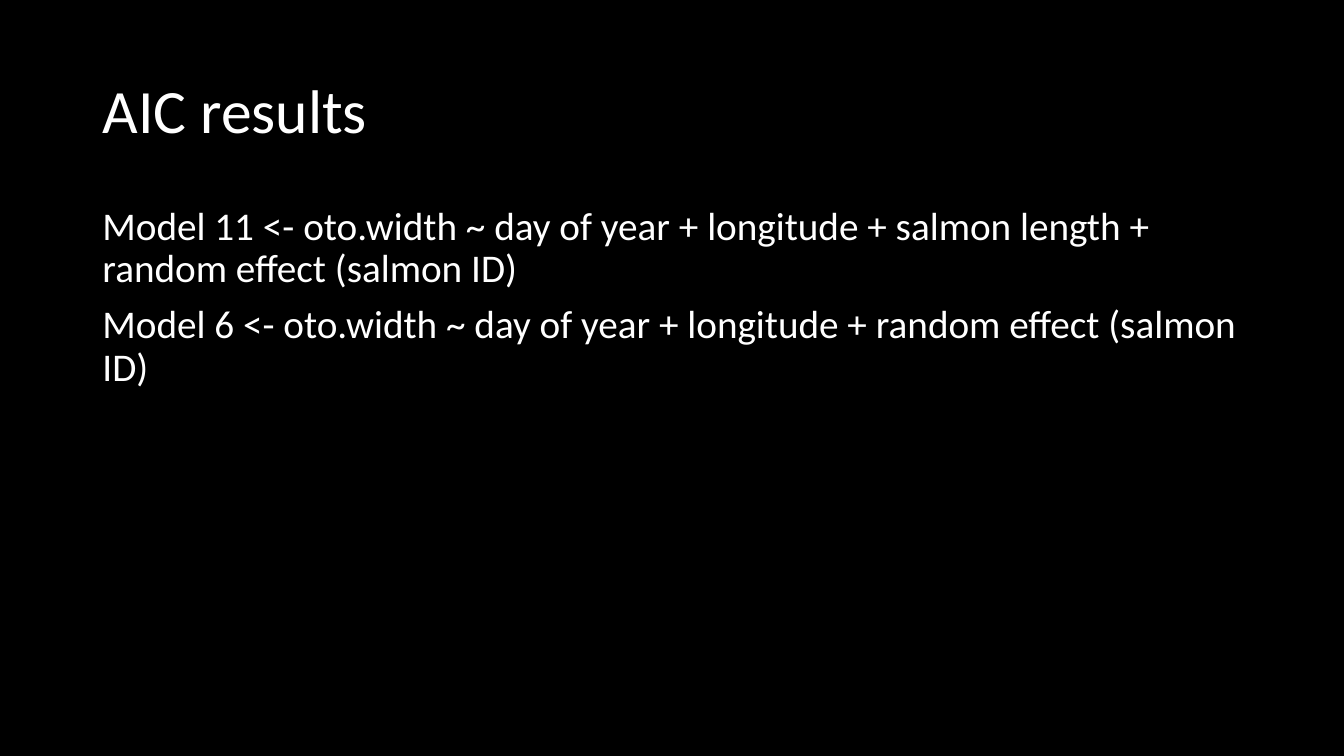
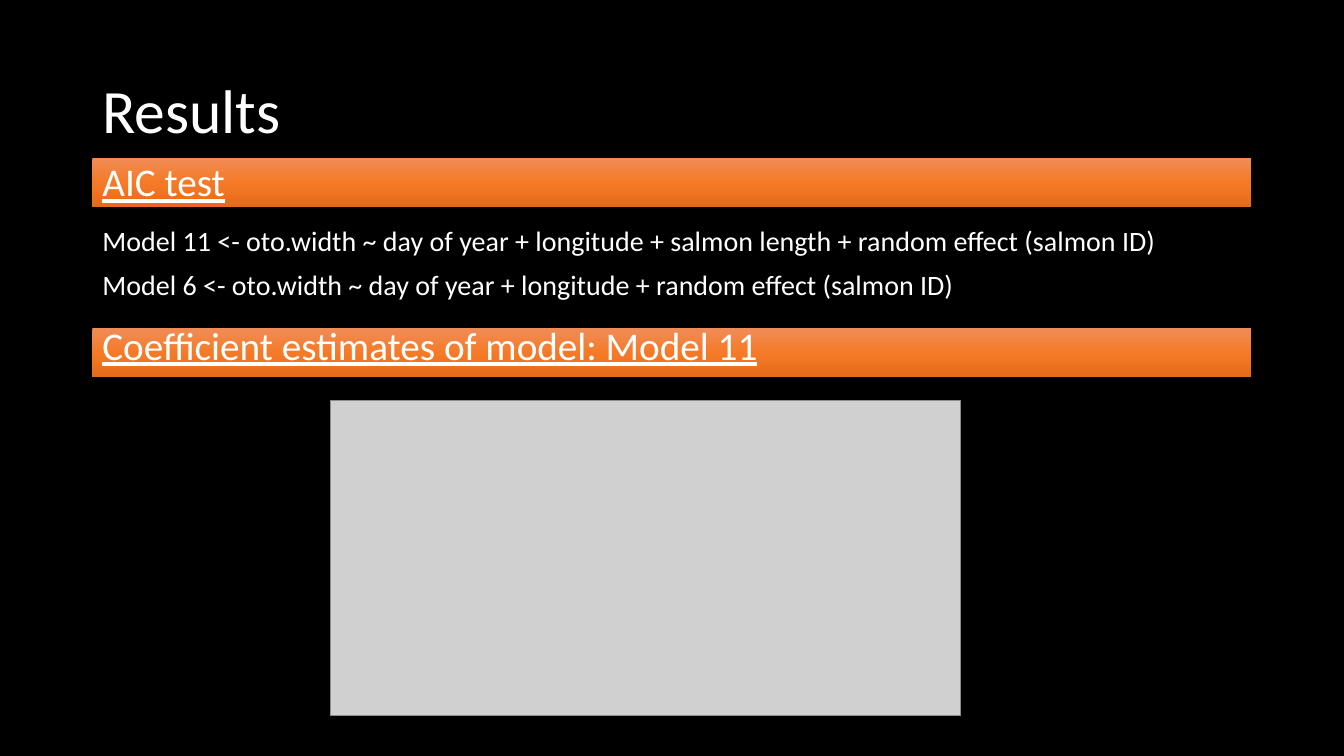
Before and after one commit to rghansen/ES482, a slide deck: slide 6 of ES data project presentation_salmon diet.pptx (slide 5 before the commit). Drawn at 1344x756 pixels with LibreOffice and Linux fonts; fonts in the diff are those of the drawing; grey boxes stand for pictures. Boxes give left, top, right and bottom in pixels: in the first picture for what was removed or moved away, otherwise in the second. Text is boxed around its words. In the diff, an @@ line names an element or a change of style, - is before the commit and + after.

```diff
--- a/ES data project presentation_salmon diet.pptx
+++ b/ES data project presentation_salmon diet.pptx
@@ title at (x1=102, y1=90, x2=280, y2=134): text changed @@
-AIC results
+Results
@@ rectangle added at (x1=93, y1=158, x2=1252, y2=208), fill gradient #F18C57 to #F67B28 to #E56C19 @@
@@ text added at (x1=102, y1=170, x2=225, y2=203), 28 pt, text #FFFFFF, underline @@
+AIC test
@@ text "Model 11 <- oto.width ~ ..." moved from (x1=102, y1=212, x2=1235, y2=386) to (x1=102, y1=230, x2=1155, y2=300) @@
@@ text "Model 11 <- oto.width ~ ..." at (x1=102, y1=230, x2=1155, y2=300): size 28 to 20 pt @@
@@ rectangle added at (x1=93, y1=329, x2=1252, y2=378), fill gradient #F18C57 to #F67B28 to #E56C19 @@
@@ text added at (x1=102, y1=327, x2=758, y2=370), 28 pt, text #FFFFFF, underline @@
+Coefficient estimates of model: Model 11
@@ picture added at (x1=330, y1=400, x2=960, y2=716) @@
```
Also in this commit, not shown: 1 other slide changed, 1 slide added, 1 slide removed, 6 other files.
